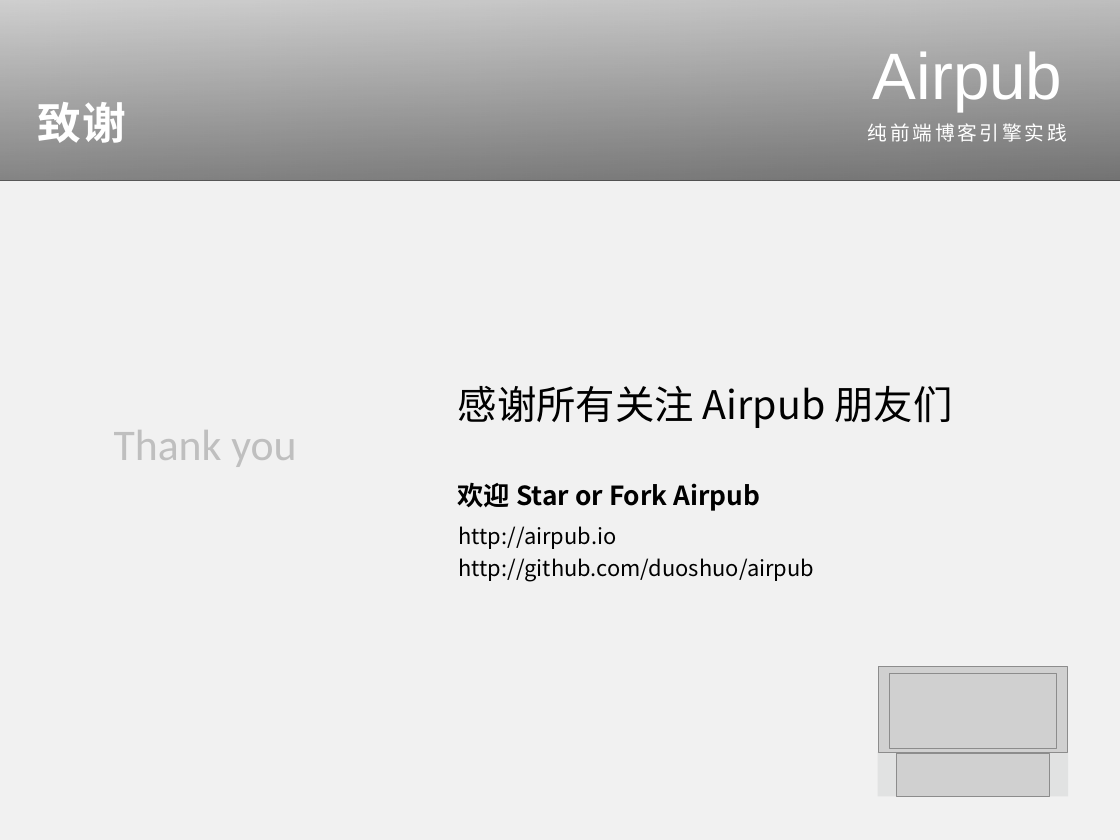
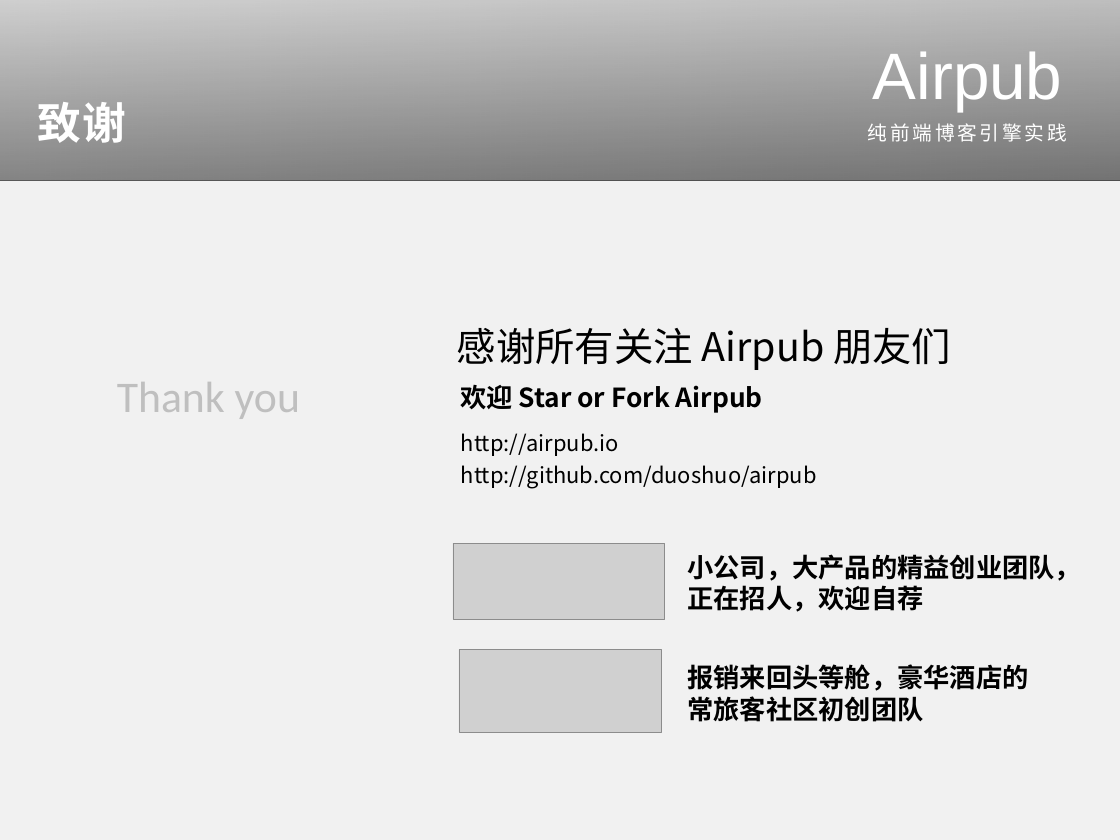
Before and after one commit to guo-yu/QConShanghai-2014, a slide deck: slide 21 of powerpoint/airpub.pptx (slide 19 before the commit). Drawn at 1120x840 pixels with LibreOffice and Linux fonts; fonts in the diff are those of the drawing; grey boxes stand for pictures. Boxes give left, top, right and bottom in pixels: in the first picture for what was removed or moved away, otherwise in the second. Text is boxed around its words. In the diff, an @@ line names an element or a change of style, - is before the commit and + after.

Commit message:
Update the final version of keynote

```diff
--- a/powerpoint/airpub.pptx
+++ b/powerpoint/airpub.pptx
@@ text "Thank you": place and size @@
-text "Thank you" at box(114, 430, 296, 467)
+text "Thank you" at box(117, 382, 300, 419)
@@ text "感谢所有关注 Airpub 朋友们": place and size @@
-text "感谢所有关注 Airpub 朋友们" at box(458, 386, 952, 428)
+text "感谢所有关注 Airpub 朋友们" at box(457, 328, 951, 370)
@@ text "欢迎 Star or Fork Airpub": place and size @@
-text "欢迎 Star or Fork Airpub" at box(458, 483, 761, 511)
+text "欢迎 Star or Fork Airpub" at box(460, 385, 763, 413)
@@ text "http://airpub.io": place and size @@
-text "http://airpub.io" at box(459, 526, 617, 549)
+text "http://airpub.io" at box(461, 433, 619, 456)
@@ text "http://github.com/duoshuo/airpub": place and size @@
-text "http://github.com/duoshuo/airpub" at box(459, 558, 815, 582)
+text "http://github.com/duoshuo/airpub" at box(461, 465, 817, 489)
@@ picture added at box(453, 543, 665, 620) @@
@@ text added at box(687, 554, 1081, 612), 24 pt, text #000000, bold @@
+小公司，大产品的精益创业团队，
+正在招人，欢迎自荐
@@ picture added at box(459, 650, 662, 732) @@
@@ text added at box(687, 664, 1028, 722), 24 pt, text #000000, bold @@
+报销来回头等舱，豪华酒店的
+常旅客社区初创团队
@@ group removed at box(877, 666, 1068, 796): 3 pictures, 2 rectangles @@
```
Also in this commit, not shown: 8 other slides changed, 2 slides added, 43 other files.
